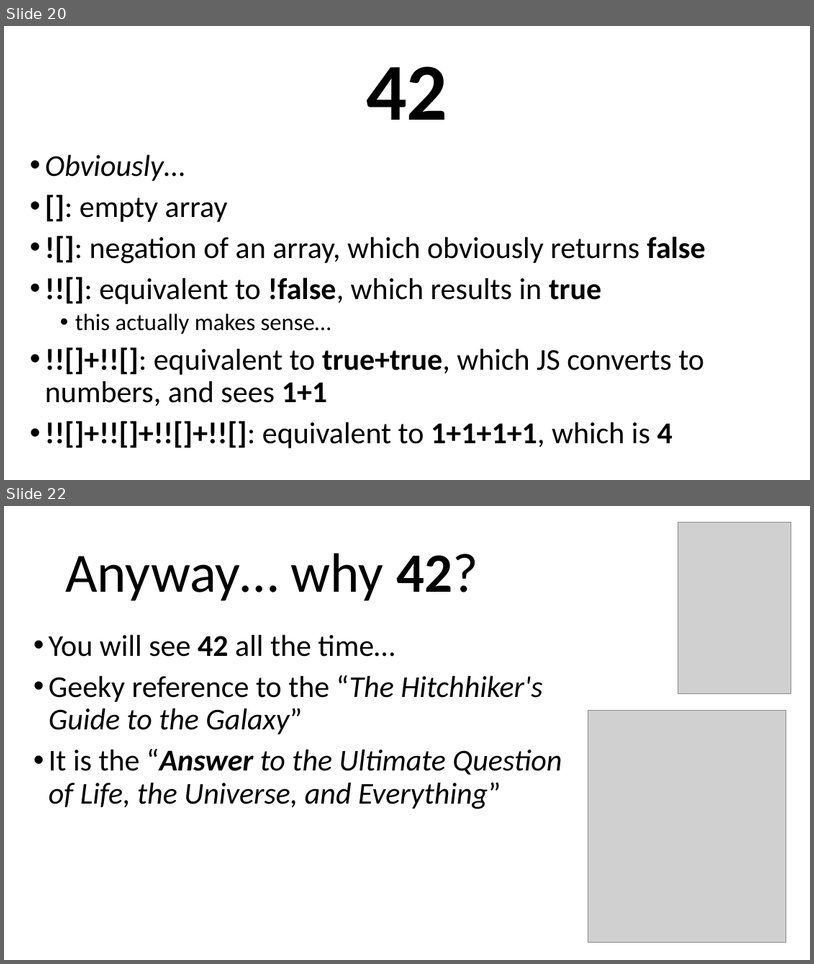
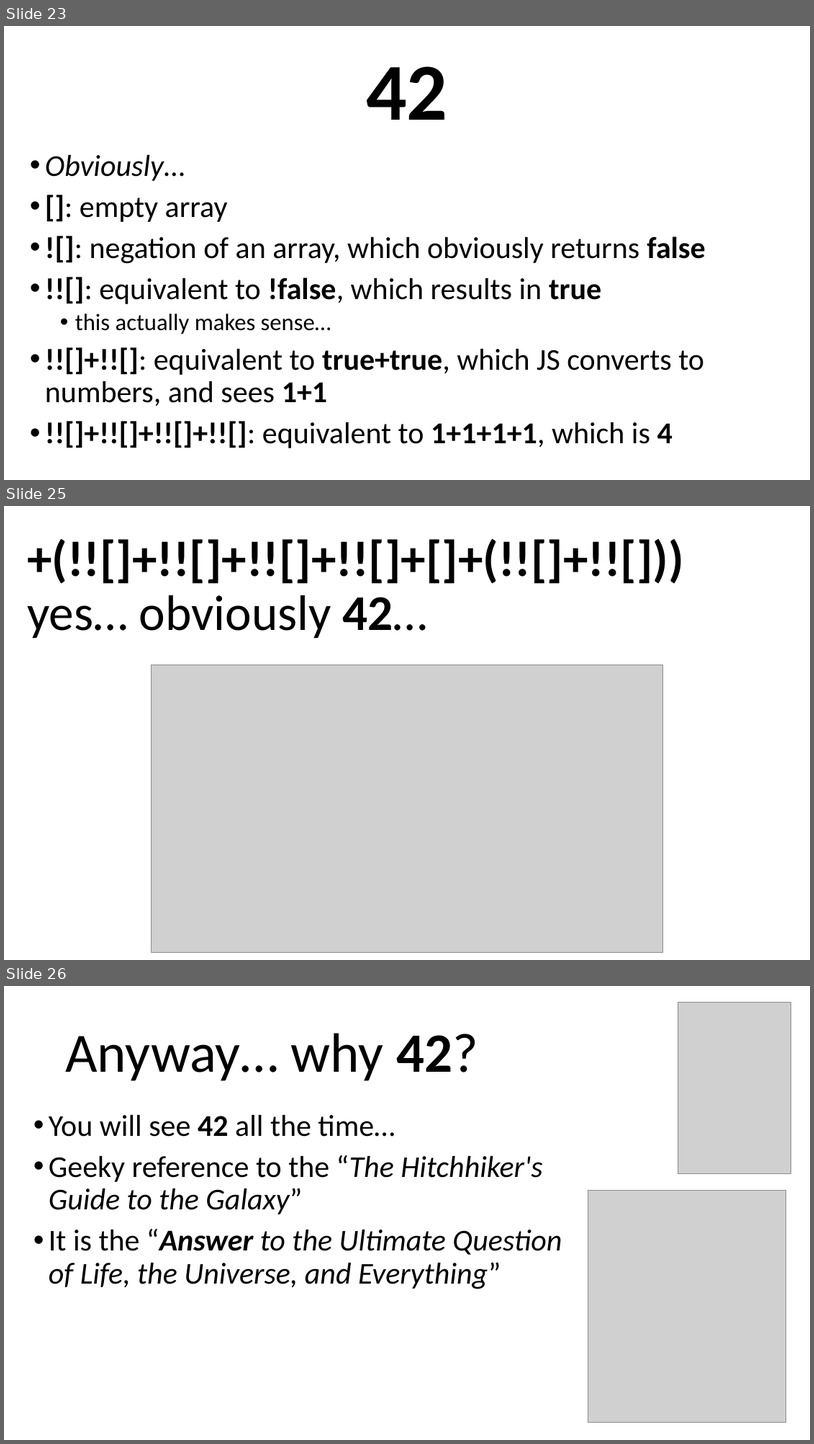
Before and after one commit to arcuri82/web_development_and_api_design, a slide deck: docs/slides/lesson_01.pptx. Shown one above the other, each under a label of ours: slides 20 and 22 before the commit, slides 23, 25 and 26 after it; the slides between them are not shown. The pictures are 814x964 and 814x1444 pixels, drawn with LibreOffice and Linux fonts; fonts in the diff are those of the drawing; grey boxes stand for pictures. Boxes give left, top, right and bottom in pixels: in the first picture for what was removed or moved away, otherwise in the second. Text is boxed around its words. In the diff, an @@ line names an element or a change of style, - is before the commit and + after.

```diff
--- a/docs/slides/lesson_01.pptx
+++ b/docs/slides/lesson_01.pptx
@@ slide 25 added at [4,506,810,960], background #FFFFFF @@
@@ title added at [27,595,428,638], 59.4 pt, text #000000, bold @@
++(!![]+!![]+!![]+!![]+[]+(!![]+!![]))
+yes… obviously 42…
@@ picture added at [152,664,664,952] @@
@@ what was slide 20 is now slide 23 @@
@@ what was slide 22 is now slide 26 @@
```
Also in this commit, not shown: 10 slides changed, 4 other slides added, 1 other file.
